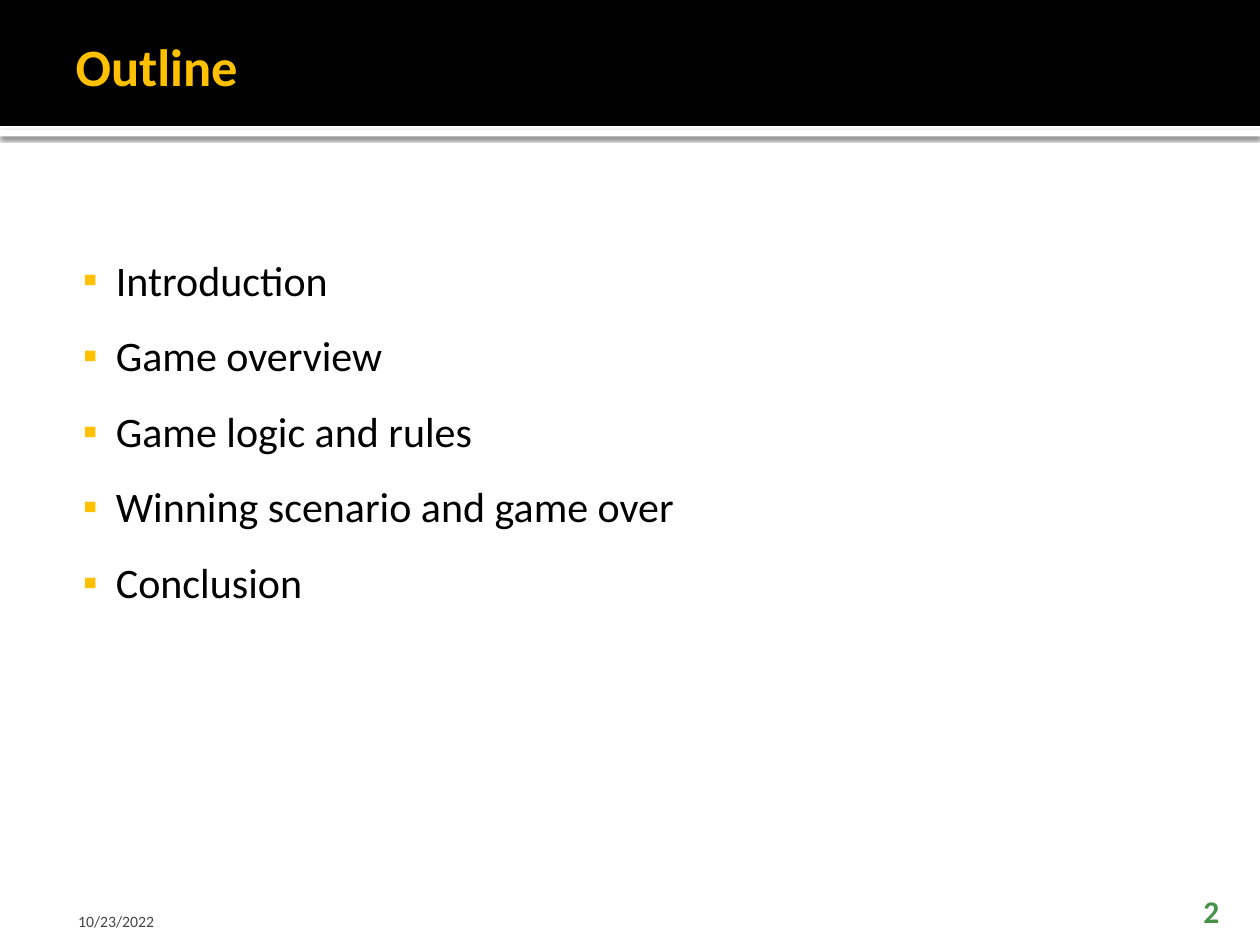
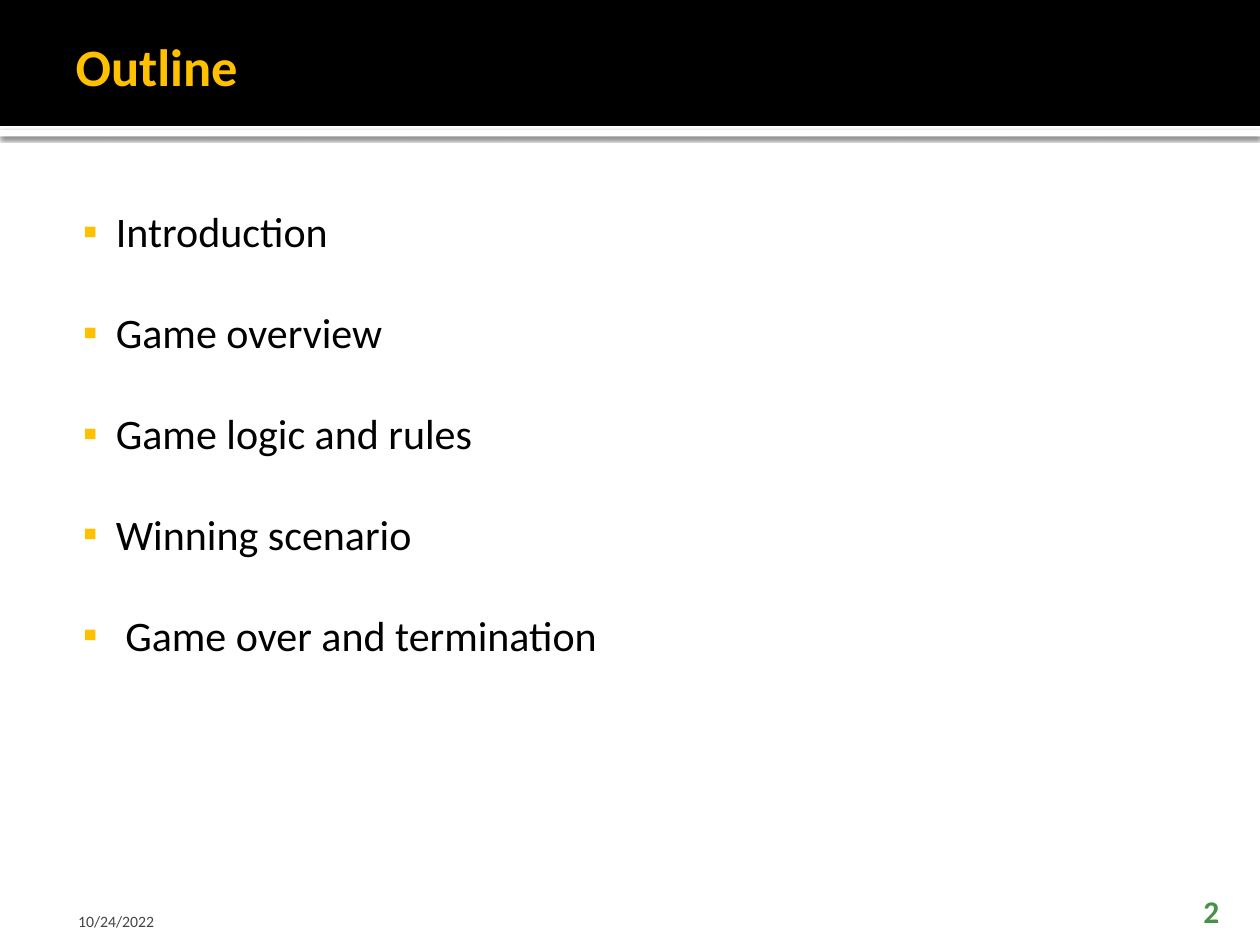
Before and after one commit to FaisalAhmedBijoy/Shooter-Aircraft-Game-using-PyGame-Library, a slide deck: slide 2 of docs/Shooting_aircraft_breakout_pygame.pptx. Drawn at 1260x945 pixels with LibreOffice and Linux fonts; fonts in the diff are those of the drawing. Boxes give left, top, right and bottom in pixels: in the first picture for what was removed or moved away, otherwise in the second. Text is boxed around its words. In the diff, an @@ line names an element or a change of style, - is before the commit and + after.

```diff
--- a/docs/Shooting_aircraft_breakout_pygame.pptx
+++ b/docs/Shooting_aircraft_breakout_pygame.pptx
@@ text "Introduction": place and size @@
-text "Introduction" at (116, 266, 674, 599)
+text "Introduction" at (116, 217, 597, 652)
@@ text at (116, 217, 472, 457): line spacing 1.5 to 2 @@
@@ text at (116, 521, 597, 652): text changed @@
-▪ Winning scenario and game over
-▪ Conclusion
+▪ Winning scenario
+▪ Game over and termination
@@ text at (78, 916, 154, 928): text changed @@
-10/23/2022
+10/24/2022
```
Also in this commit, not shown: 9 other slides changed, 1 slide removed, 2 other files.
